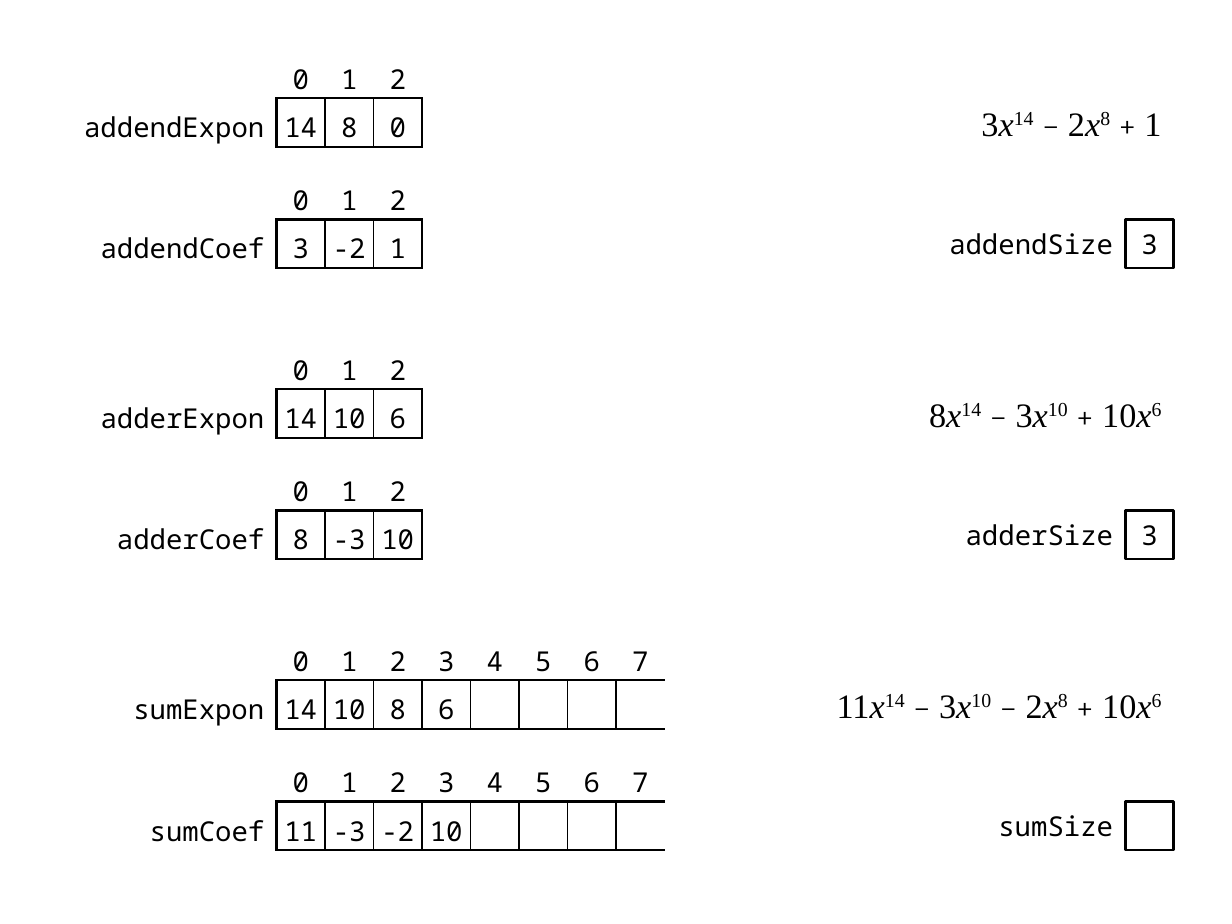
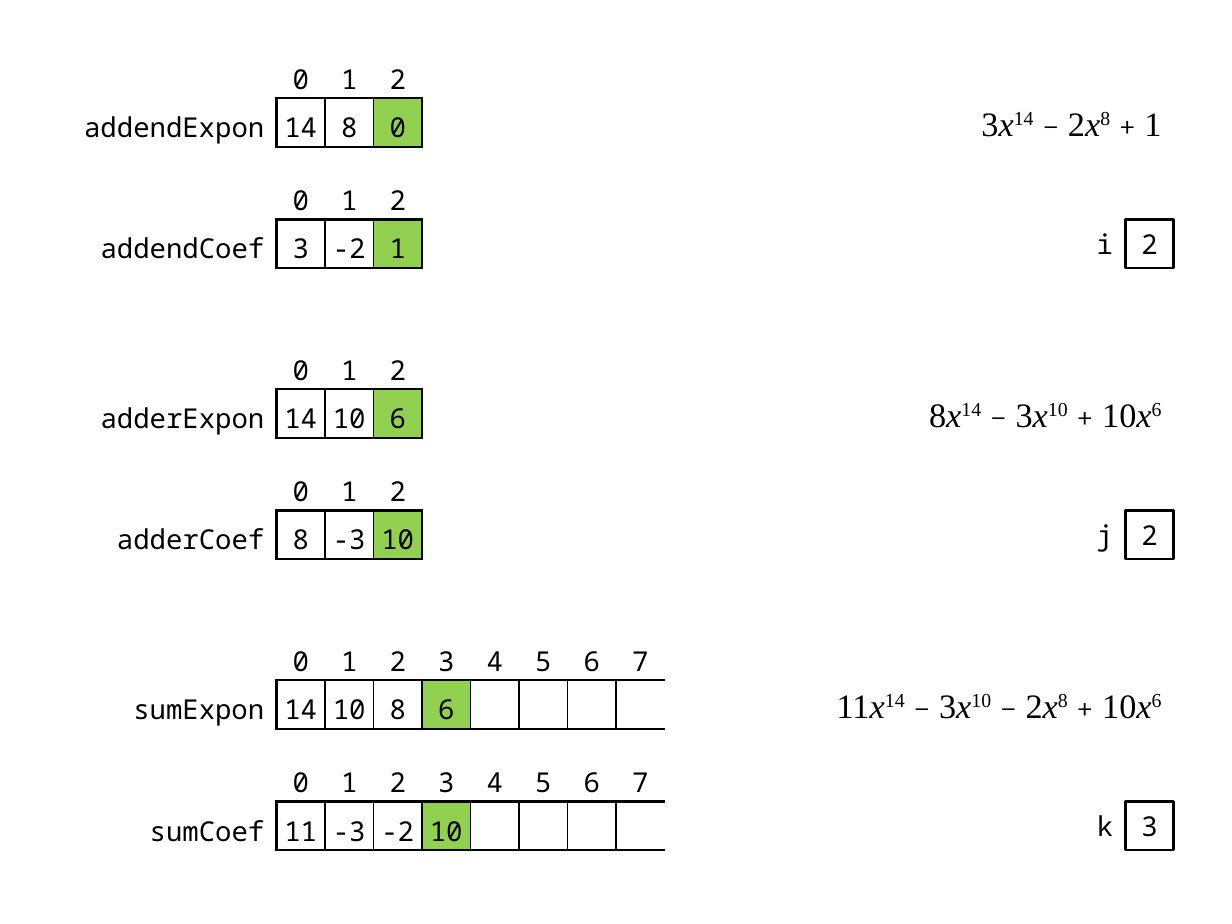
Before and after one commit to ping29065147/YZU-junior, a slide deck: slide 10 of Computer Programming(I) (TA)/hw7/Assignment 7.pptx (slide 7 before the commit). Drawn at 1232x924 pixels with LibreOffice and Linux fonts; fonts in the diff are those of the drawing. Boxes give left, top, right and bottom in pixels: in the first picture for what was removed or moved away, otherwise in the second. Text is boxed around its words. In the diff, an @@ line names an element or a change of style, - is before the commit and + after.

```diff
--- a/Computer Programming(I) (TA)/hw7/Assignment 7.pptx
+++ b/Computer Programming(I) (TA)/hw7/Assignment 7.pptx
@@ table at (58, 49, 420, 148) @@
@@ fill none to #92D050 in row 2, column 4 @@
@@ table at (83, 171, 420, 269) @@
@@ fill none to #92D050 in row 2, column 4 @@
@@ text removed at (949, 233, 1113, 255) @@
-addendSize
@@ text added at (1097, 233, 1113, 254), 16 pt, text #000000 @@
+i
@@ text in rectangle at (1141, 234, 1157, 254): text changed @@
-3
+2
@@ table at (83, 341, 420, 439) @@
@@ fill none to #92D050 in row 2, column 4 @@
@@ table at (107, 462, 421, 559) @@
@@ fill none to #92D050 in row 2, column 4 @@
@@ text removed at (966, 524, 1113, 546) @@
-adderSize
@@ text added at (1097, 524, 1113, 552), 16 pt, text #000000 @@
+j
@@ text in rectangle at (1141, 525, 1157, 545): text changed @@
-3
+2
@@ table at (107, 632, 662, 730) @@
@@ fill none to #92D050 in row 2, column 5 @@
@@ table at (131, 753, 660, 850) @@
@@ fill none to #92D050 in row 2, column 5 @@
@@ text removed at (998, 815, 1113, 837) @@
-sumSize
@@ text added at (1097, 815, 1113, 836), 16 pt, text #000000 @@
+k
@@ text in rectangle at (1141, 816, 1157, 837): text added @@
+3
```
Also in this commit, not shown: 6 other slides changed, 5 slides added, 1 other file.
